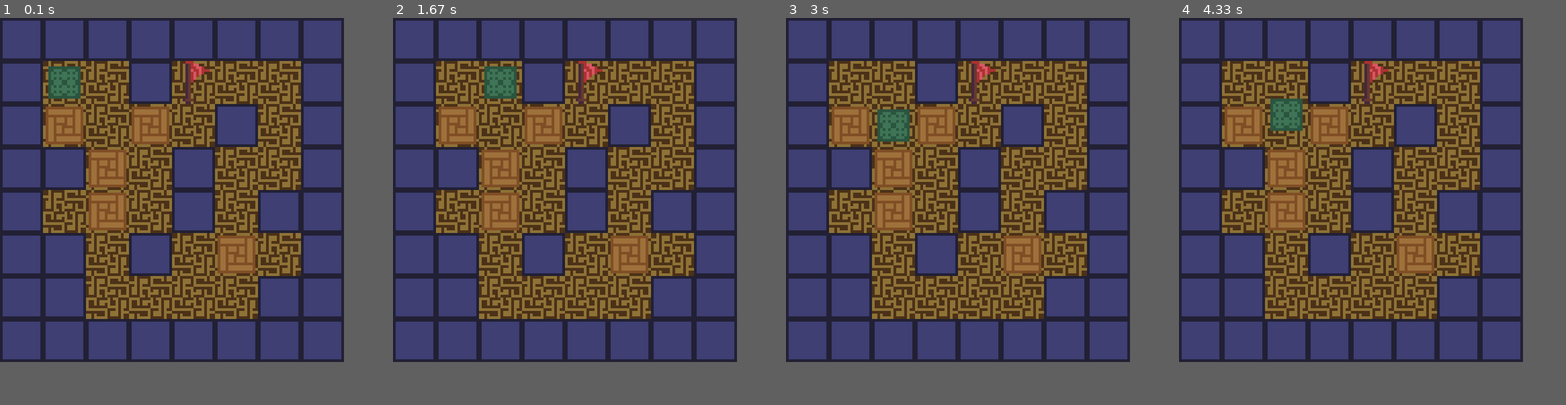
Above: before the commit, frames 1-4 (left to right).
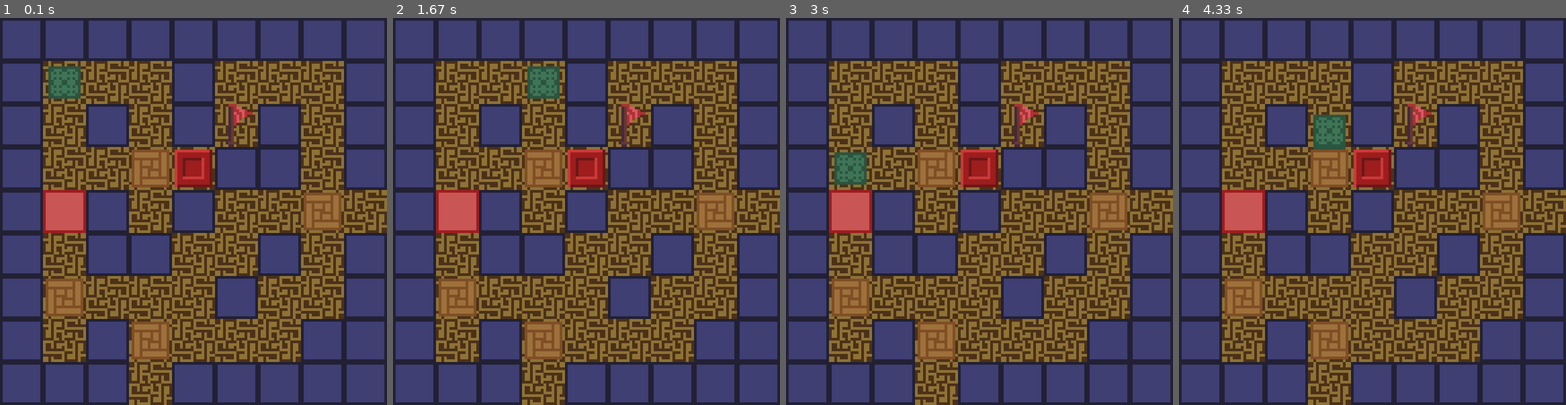
Above: after the commit, the same moments.

Repository: WeePhix/puzzler
Game: pygame game, started from puzzler.py
Two runs of this game, one before a commit and one after it. Both use one fixed random seed, a clock stepped at 60 frames per second and the inputs below.
Inputs:
- Up to frame 1 (0.1 s): no input
- Up to frame 2 (1.67 s): hold Right 0.33-0.8 s; hold Up 0.83-1.13 s; hold D 1.17-1.63 s
- Up to frame 3 (3 s): hold Left 1.67-2.2 s; hold S 2.23-2.53 s; hold Left 2.57-2.97 s
- Up to frame 4 (4.33 s): hold W 3-3.37 s; hold Right 3.4-4.03 s; hold S from 4.07 s (still down)
In our replay, the window is 640x640 before the commit and 720x720 after it. These sizes can differ from the game's own. Grey fills any space a smaller window leaves; there, only what the larger window draws over its background counts as a difference.

The runs differ from the first frame. In frame 1, 47% of the frame differs, in the area x 0-100%, y 0-100%; in frame 2, 48%; in frame 3, 47%; in frame 4, 48%.

Commit message:
Added buttons and doors... and arrow keys support ;)

Diff:
--- a/puzzler.py
+++ b/puzzler.py
@@ -61,16 +61,14 @@
             self.movingBack = False
 
     def update(self):
-        # print(f'direction : {self.direction} \nmoveDir : {moveDir} \nmoving : {self.moving}\nmovingBack : {self.movingBack}')
-
         if self.moving:
-            if self.rect.collidelist(collidables) != self.index and not self.movingBack:
+            if self.rect.collidelist(collidables) != self.index and not self.movingBack or (self.rect.collidelist(doorList) != -1 and doorList[self.rect.collidelist(doorList)].type == 'door_closed'):
                 self.movingBack = True
-            elif self.movingBack:
+            if self.movingBack:
                 self.moveBack()
-            if not self.movingBack: self.move()
+            else: self.move()
         else:
-            self.direction = {0 : (0, 0), pygame.K_w : (0, -1), pygame.K_s : (0, 1), pygame.K_a : (-1, 0), pygame.K_d : (1, 0)}[moveDir]
+            self.direction = movementDict[moveDir]
 
             if self.direction != (0, 0):
                 self.moving = True
@@ -87,14 +85,12 @@
 
     def update(self): return 0
 
-
 class Wall(Sprite):
     def __init__(self, coords):
         Sprite.__init__(self, 'graphics/wall.png', tileSize, tileSize, coords)
         self.type = 'Wall'
 
         self.coords = coords
-
 
 class Box(Sprite):
     def __init__(self, coords):
@@ -148,57 +144,101 @@
                 self.direction = player.direction
                 self.moving = True
 
-
 class Goal(Sprite):
     def __init__(self, coords):
         Sprite.__init__(self, 'graphics/goal.png', tileSize, tileSize, coords)
 
-
-
-def numbersToTiles(array):
+        self.type = 'goal'
+
+class Button(Sprite):
+    def __init__(self, coords, color, lever):
+        Sprite.__init__(self, f'graphics/button/{color}_{lever * "lever" + (not lever) * "button"}.png', tileSize*7/8, tileSize*7/8, coords)
+
+        self.images = [self.image, pygame.transform.scale(pygame.image.load(f'graphics/button/{color}_{lever * "lever" + (not lever) * "button"}_active.png').convert_alpha(), (tileSize*7/8, tileSize*7/8))]
+        self.state = 0
+        self.activated = False
+
+        self.lever = lever
+        self.color = color
+        self.type = 'button'
+
+    def update(self):
+        if self.rect.collidelist(buttonables) != -1 and not self.activated:
+            self.activated = True
+            self.state = (self.state + 1) % 2
+            self.image = self.images[self.state]
+
+        if self.rect.collidelist(buttonables) == -1 and self.activated:
+            self.activated = False
+            if not self.lever:
+                self.state = (self.state + 1) % 2
+                self.image = self.images[self.state]
+
+        buttonColorsActivity[self.color] = self.state
+
+class Door(Sprite):
+    def __init__(self, coords, color):
+        print(color)
+        Sprite.__init__(self, f'graphics/door/{color}.png', tileSize, tileSize, coords)
+        self.images = [self.image, pygame.transform.scale(pygame.image.load(f'graphics/door/{color}_active.png').convert_alpha(), (tileSize, tileSize))]
+
+        self.coords = coords
+        self.color = color
+        self.type = 'door_closed'
+
+    def update(self):
+        if buttonColorsActivity[self.color]:
+            self.image = self.images[1]
+            self.type = 'door_open'
+            # self.rect.center = ((self.coords[0] + 0.5 + 15/16) * tileSize, (self.coords[1] + 0.5 + 15/16) * tileSize)
+        else:
+            self.image = self.images[0]
+            self.type = 'door_closed'
+            # self.rect.center = ((self.coords[0] + 0.5) * tileSize, (self.coords[1] + 0.5) * tileSize)
+
+
+
+
+def textToTiles(text):
     global player, goal
-    for y, row in enumerate(array):
-        for x, tile in enumerate(row):
-            if tile == 1:
+    y = x = 0
+    for ch in text:
+        if ch == '\n':
+            y += 1
+            x = -1
+        elif ch == '#':
+            wallList.append(Wall((x, y)))
+        else:
+            if ch == 'b':
+                boxList.append(Box((x, y)))
+            elif ch == 'P':
                 player = Player((x, y))
-                floorList.append(Floor((x, y)))
-            elif tile == 2:
+            elif ch == 'G':
                 goal = Goal((x, y))
-                floorList.append(Floor((x, y)))
-            elif tile == 3:
-                wallList.append(Wall((x, y)))
-            elif tile == 4:
-                boxList.append(Box((x, y)))
-                floorList.append(Floor((x, y)))
-            elif tile == 0:
-                floorList.append(Floor((x, y)))
-
-def textToNumbers(text):
-    y = 0
-    array = [[]]
-    for i in text:
-        if i == '\n':
-            y += 1
-            array.append([])
-        else:
-            array[y].append(textToNumDict[i])
-
-    return array
-
-
-textLevel ='''########
-#P #G  #
-#b b # #
-##b #  #
-# b # ##
-## # b #
-##    ##
-########'''
-
-textToNumDict = {' ' : 0, 'P' : 1, 'G' : 2, '#' : 3, 'b' : 4}
+            elif ch == 'B':
+                buttonList.append(Button((x, y), metadata[y][x][0], metadata[y][x][1]))
+            elif ch == 'D':
+                print(metadata[y][x])
+                doorList.append(Door((x, y), metadata[y][x]))
+
+            floorList.append(Floor((x, y)))
+
+        x += 1
+
+textLevel = '''#########
+#P  #   #
+# # #G# #
+#  bB## #
+#D# #  b #
+# ##  # #
+#b   #  #
+# #b   ##
+### #####'''
+
+metadata = [[0, 0, 0, 0, 0, 0, 0, 0, 0], [0, 0, 0, 0, 0, 0, 0, 0, 0], [0, 0, 0, 0, 0, 0, 0, 0, 0], [0, 0, 0, 0, ['red', False], 0, 0, 0, 0], [0, 'red', 0, 0, 0, 0, 0, 0, 0], [0, 0, 0, 0, 0, 0, 0, 0, 0], [0, 0, 0, 0, 0, 0, 0, 0, 0], [0, 0, 0, 0, 0, 0, 0, 0, 0], [0, 0, 0, 0, 0, 0, 0, 0, 0]]
 
 tileSize = 80
-tilesX = tilesY = 8
+tilesX = tilesY = 9
 moveDir = 0
 globalMovement = False
 
@@ -206,18 +246,27 @@
 clock = pygame.time.Clock()
 screen = pygame.display.set_mode((tileSize * tilesX, tileSize * tilesY))
 
+goal = 0
+player = 0
 boxList = []
+doorList = []
 wallList = []
 floorList = []
-
-numbersLevel = textToNumbers(textLevel)
-numbersToTiles(numbersLevel)
+buttonList = []
+
+redActive = blueActive = greenActive = False
+
+movementDict = {0 : (0, 0), pygame.K_w : (0, -1), pygame.K_s : (0, 1), pygame.K_a : (-1, 0), pygame.K_d : (1, 0), pygame.K_UP : (0, -1), pygame.K_DOWN : (0, 1), pygame.K_LEFT : (-1, 0), pygame.K_RIGHT : (1, 0)}
+buttonColorsActivity = {'red' : redActive, 'blue' : blueActive, 'green' : greenActive}
+
+textToTiles(textLevel)
 
 toPrint = True
 
 while not player.gameWon:
-    allTiles = {'floor' : floorList, 'wall' : wallList, 'box' : boxList, 'goal' : [goal]}
+    allTiles = {'floor' : floorList, 'wall' : wallList, 'button' : buttonList, 'box' : boxList, 'door' : doorList, 'goal' : [goal], 'player' : [player]}
     collidables = allTiles['goal'] + allTiles['wall'] + allTiles['box']
+    buttonables = allTiles['box'] + allTiles['player']
 
     for i in range(len(collidables)):
         collidables[i].index = i
@@ -246,7 +295,7 @@
                 moveDir = 0
 
         elif event.type == pygame.KEYDOWN and globalMovement == 0:
-            if event.key in [pygame.K_w, pygame.K_s, pygame.K_a, pygame.K_d]:
+            if event.key in [pygame.K_w, pygame.K_s, pygame.K_a, pygame.K_d, pygame.K_UP, pygame.K_DOWN, pygame.K_LEFT, pygame.K_RIGHT]:
                 moveDir = event.key
 
 screen.fill('dark green')
Binary file added: graphics/button/red_button.png
Binary file added: graphics/button/red_button_active.png
Binary file added: graphics/door/red.png
Binary file added: graphics/door/red_active.png
